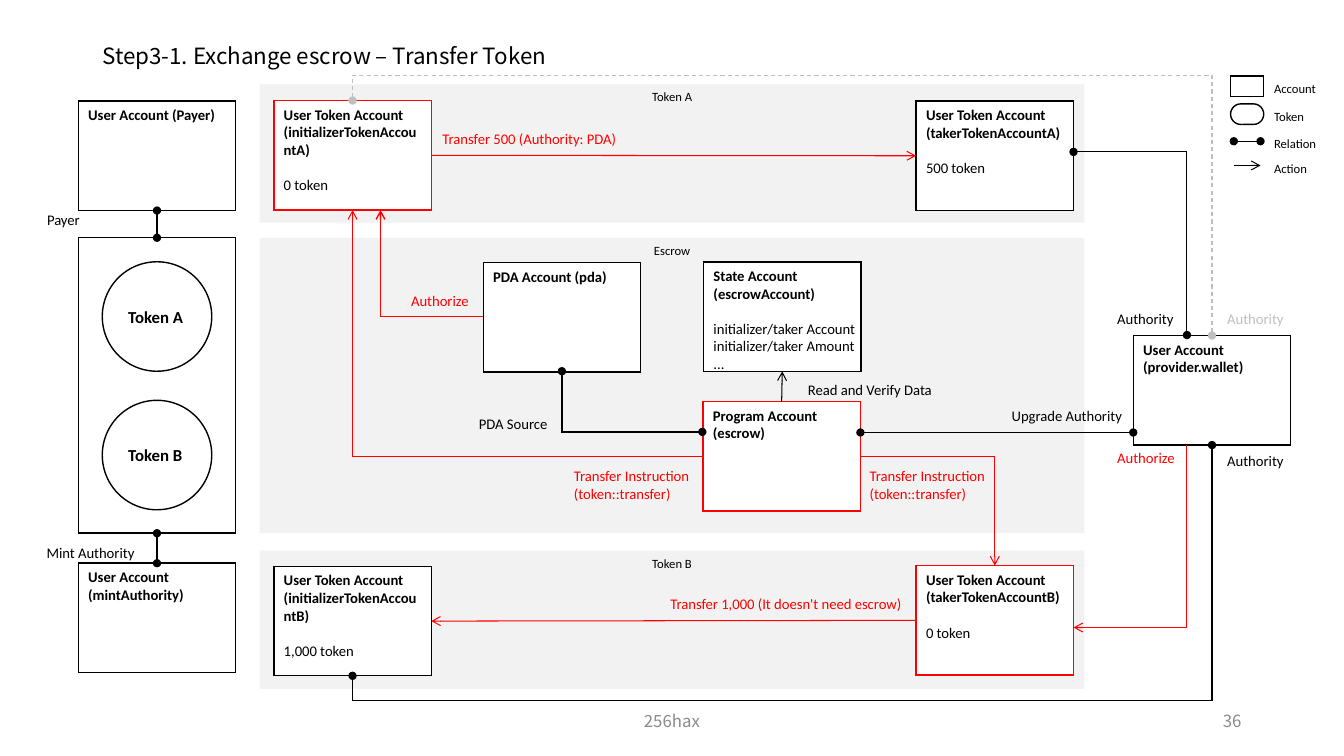
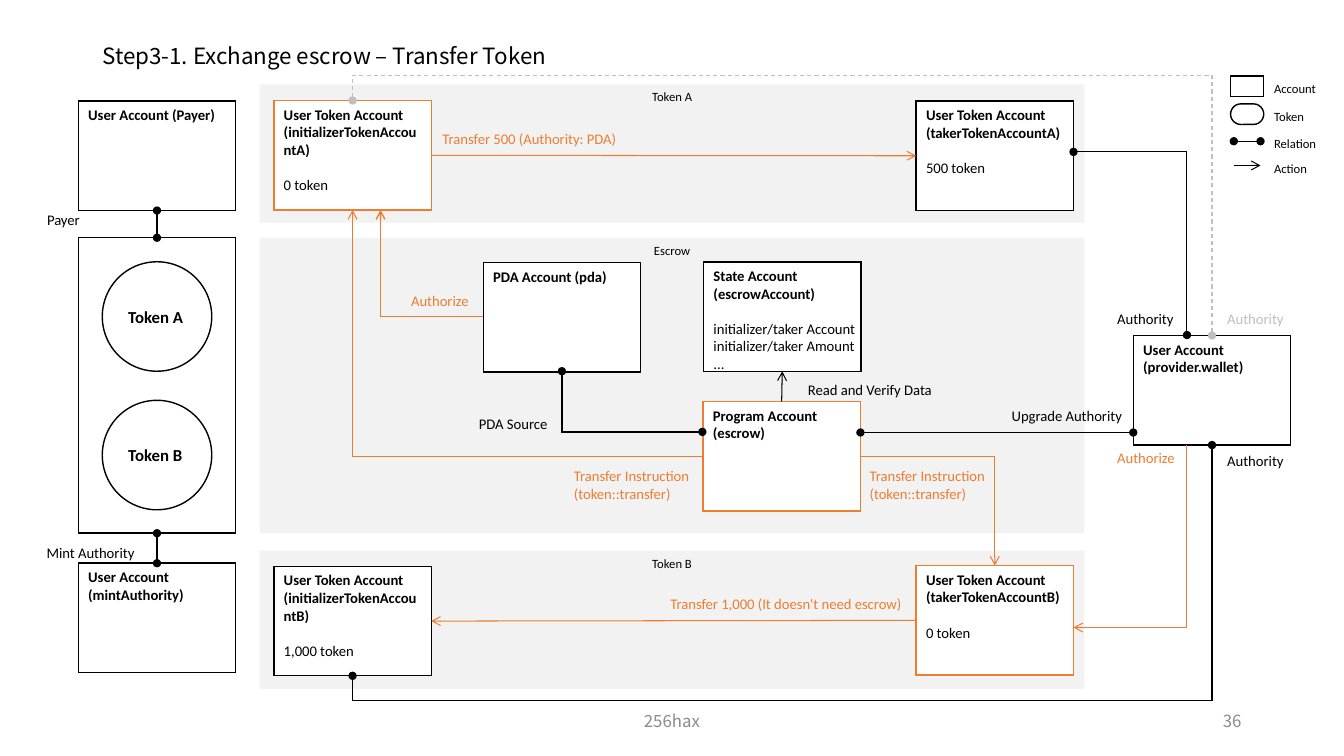
Before and after one commit to SmartGru25/Solana-React-Minimal, a slide deck: slide 37 of docs/Solana_Blockchain_Outline_Figure.pptx. Drawn at 1344x756 pixels with LibreOffice and Linux fonts; fonts in the diff are those of the drawing. Boxes give left, top, right and bottom in pixels: in the first picture for what was removed or moved away, otherwise in the second. Text is boxed around its words. In the diff, an @@ line names an element or a change of style, - is before the commit and + after.

```diff
--- a/docs/Solana_Blockchain_Outline_Figure.pptx
+++ b/docs/Solana_Blockchain_Outline_Figure.pptx
@@ arrow (432, 155) - (917, 156): stroke #FF0000 0.75 pt to #ED7D31 0.75 pt @@
@@ elbow arrow (353, 210) - (703, 457): stroke #FF0000 0.75 pt to #ED7D31 0.75 pt @@
@@ outline #FF0000 1 pt to #ED7D31 1 pt in 4 elements at [274, 101, 432, 211], [917, 566, 1074, 676], [703, 401, 860, 511], [381, 210, 484, 317] @@
@@ freeform shape at [1074, 446, 1188, 628]: outline #FF0000 0.75 pt to #ED7D31 0.75 pt @@
@@ text colour #FF0000 to #ED7D31 in 6 elements at [411, 296, 469, 306], [442, 133, 616, 147], [670, 598, 902, 611], [1117, 452, 1175, 463], [574, 471, 689, 501], [870, 471, 985, 501] @@
@@ elbow arrow (995, 566) - (861, 457): stroke #FF0000 0.75 pt to #ED7D31 0.75 pt @@
@@ arrow (917, 620) - (432, 621): stroke #FF0000 0.75 pt to #ED7D31 0.75 pt @@
```
Also in this commit, not shown: 6 other slides changed, 2 slides added.
